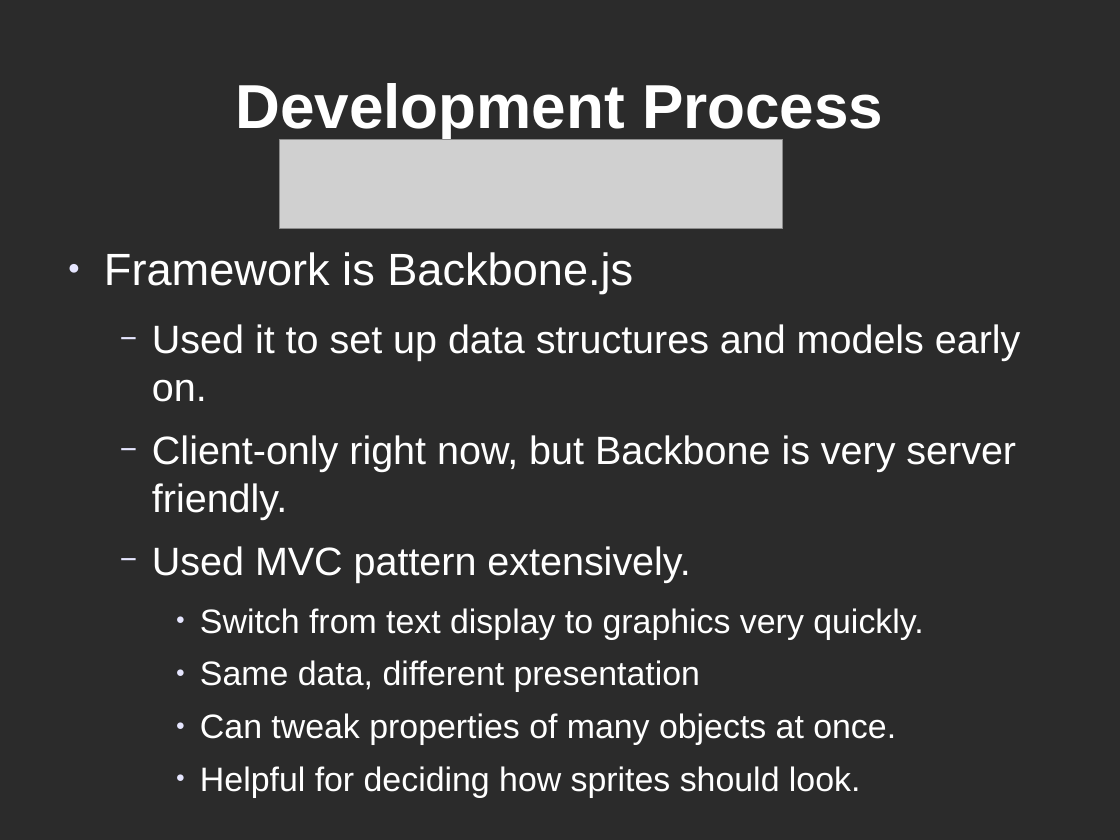
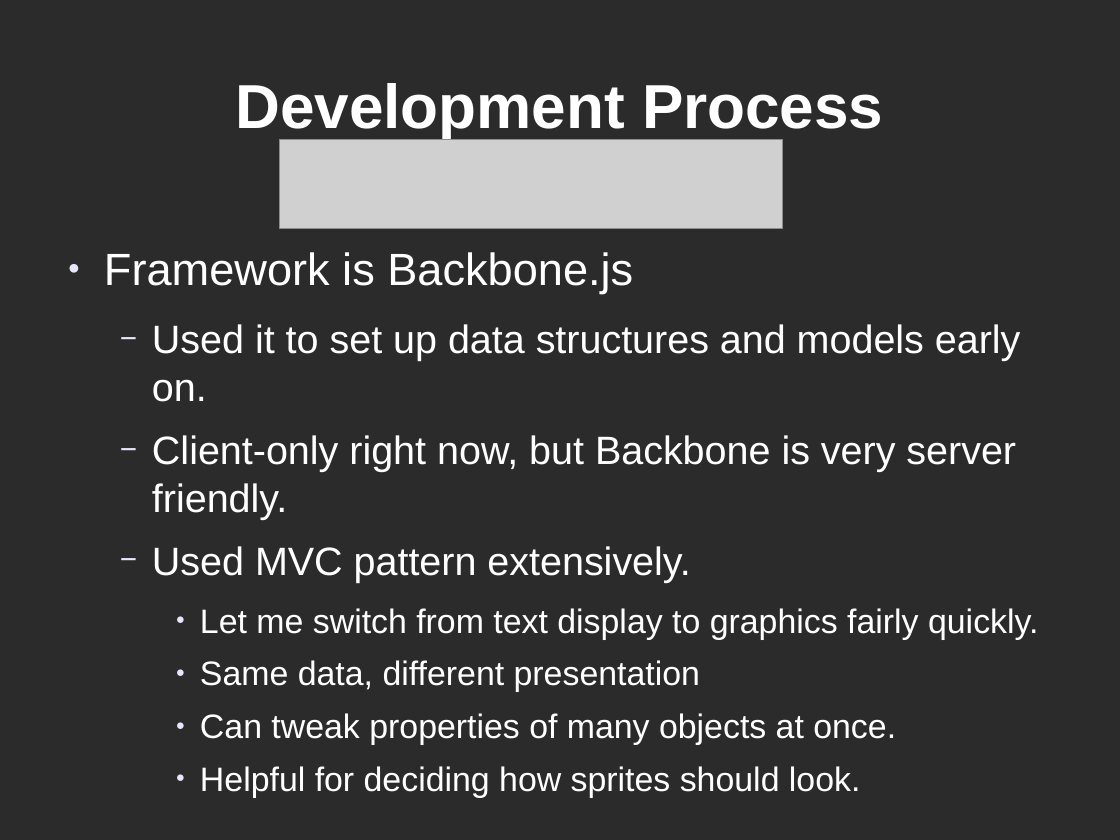
Before and after one commit to mrunderhill89/farm_sim_hack_ucsc_2015, a slide deck: slide 5 of Presentation.odp. Drawn at 1120x840 pixels with LibreOffice and Linux fonts; fonts in the diff are those of the drawing; grey boxes stand for pictures; background and template pictures are left out; a plain dark background stands for a picture behind light text. Boxes give left, top, right and bottom in pixels: in the first picture for what was removed or moved away, otherwise in the second. Text is boxed around its words. In the diff, an @@ line names an element or a change of style, - is before the commit and + after.

```diff
--- a/Presentation.odp
+++ b/Presentation.odp
@@ text at (200, 608, 1038, 640): text changed @@
-    ● Switch from text display to graphics very quickly.
+    ● Let me switch from text display to graphics fairly quickly.
```
Also in this commit, not shown: 1 other slide changed.
